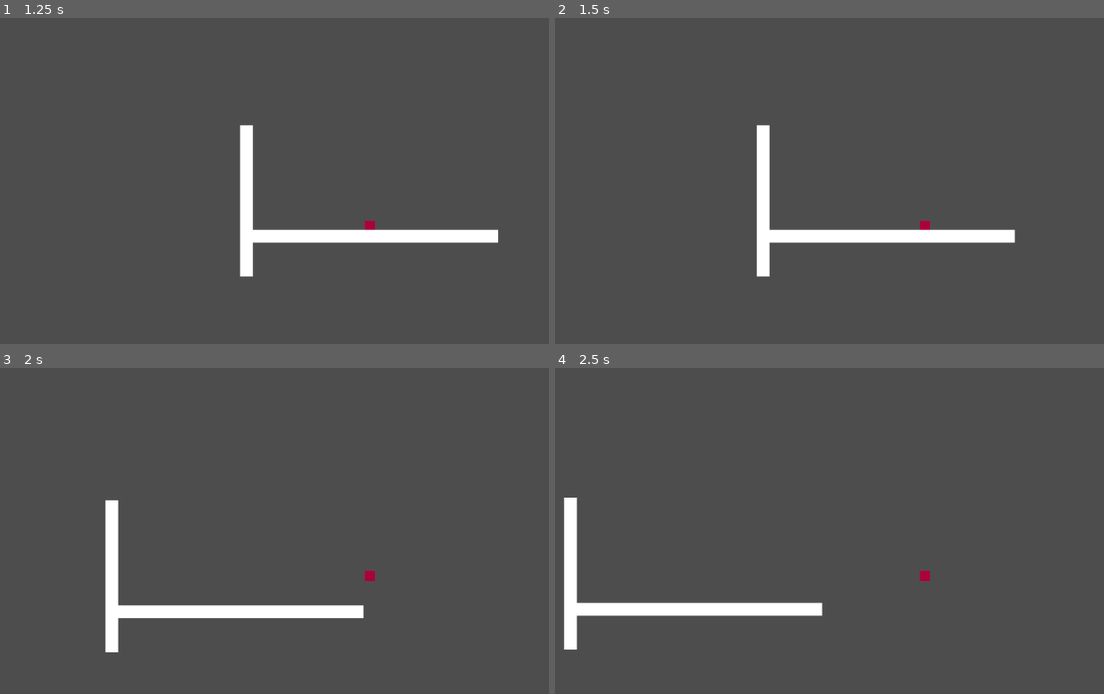
Above: before the commit, frames 1-4 (two rows, left to right).
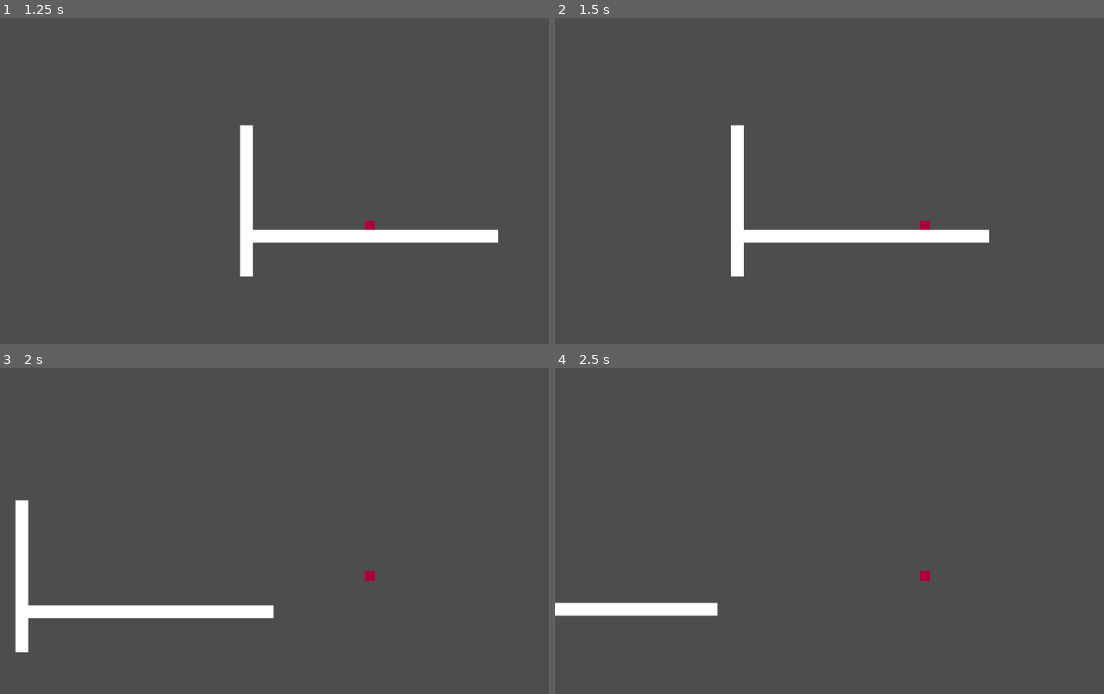
Above: after the commit, the same moments.

Repository: AHeathfield/MacGDC_LevelDesigner
Game: Godot game, scene res://Scenes/main.tscn
Same seed, same stepped clock (60 frames per second), same inputs: the game is played once before the commit and once after it.
Inputs (mouse positions are in pixels of both pictures, inside the frame that each line leads up to):
- Up to frame 1 (1.25 s): click "TestLevel" at 0.5 s
- Up to frame 2 (1.5 s): tap Enter at 1.25 s; move the mouse to (1087, 203) at 1.27 s; hold D (Right) from 1.28 s (still down); hold Shift (Sprint, bound only after the commit) from 1.28 s (still down); click (1087, 203) at 1.42 s
- Up to frame 3 (2 s): keep holding D (Right); keep holding Shift (Sprint, bound only after the commit); tap Space (Jump) at 1.52, 1.55, 1.82 s
- Up to frame 4 (2.5 s): keep holding D (Right); move the mouse to (774, 596) at 2.02 s; release Shift (Sprint, bound only after the commit) at 2.03 s; tap Space (Jump) at 2.1, 2.27 s; tap Shift (Sprint, bound only after the commit) at 2.3 s

Frame 1 is identical in both runs. In frame 2, 2.4% of the frame differs, in the area x 32-84%, y 32-80%; in frame 3, 3.5%, in the area x 2-67%, y 40-88%; in frame 4, 2.0%.

Commit message:
Added player sprinting

Diff:
--- a/Scripts/player.gd
+++ b/Scripts/player.gd
@@ -1,6 +1,7 @@
 extends CharacterBody2D
 
 const SPEED := 300.0
+const SPRINT_SPEED := 500.0
 const JUMP_VELOCITY := -400.0
 const AIR_JUMP_VELOCITY := -300.0
 const GRAVITY := 980
@@ -97,7 +98,10 @@
 
 func HandleDirectionalMovement(direction) -> void:
 	if direction:
-		velocity.x = direction * SPEED
+		if Input.is_action_pressed("Sprint"):
+			velocity.x = direction * SPRINT_SPEED
+		else:
+			velocity.x = direction * SPEED
 	else:
 		velocity.x = 0
 
@@ -109,7 +113,6 @@
 	velocity.x = directionAwayFromWall * SPEED
 
 
-
 func _on_wall_jump_timer_timeout() -> void:
 	isWallJumping = false
 	directionAwayFromWall = 0
--- a/project.godot
+++ b/project.godot
@@ -47,3 +47,8 @@
 "events": [Object(InputEventKey,"resource_local_to_scene":false,"resource_name":"","device":0,"window_id":0,"alt_presse …(194 unchanged characters)…
 ]
 }
+Sprint={
+"deadzone": 0.2,
+"events": [Object(InputEventKey,"resource_local_to_scene":false,"resource_name":"","device":0,"window_id":0,"alt_pressed":false,"shift_pressed":false,"ctrl_pressed":false,"meta_pressed":false,"pressed":false,"keycode":0,"physical_keycode":4194325,"key_label":0,"unicode":0,"location":0,"echo":false,"script":null)
+]
+}
